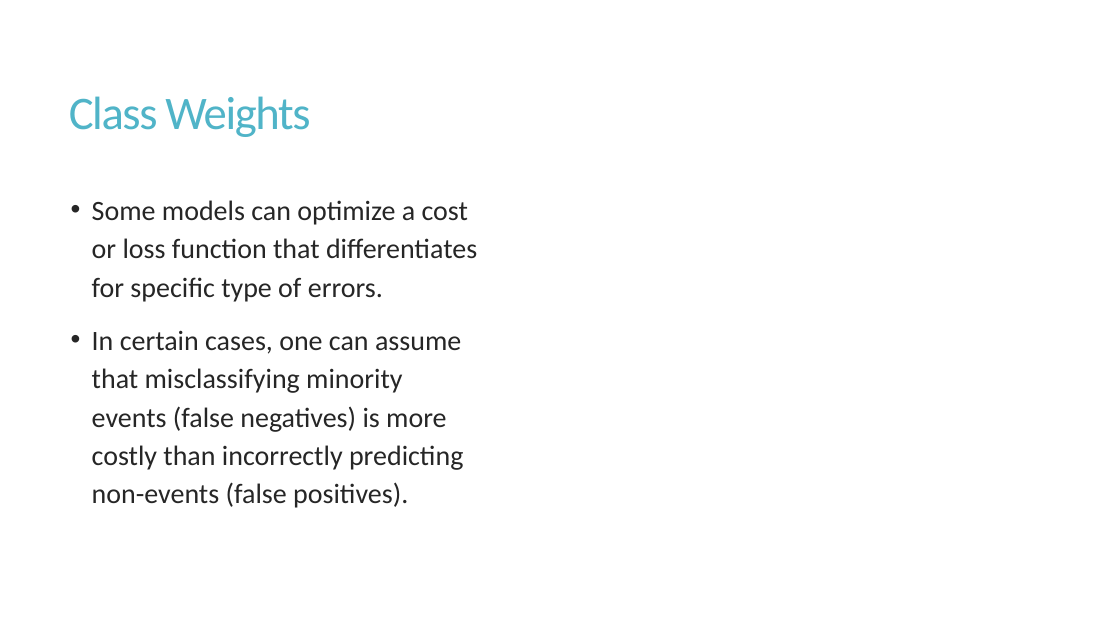
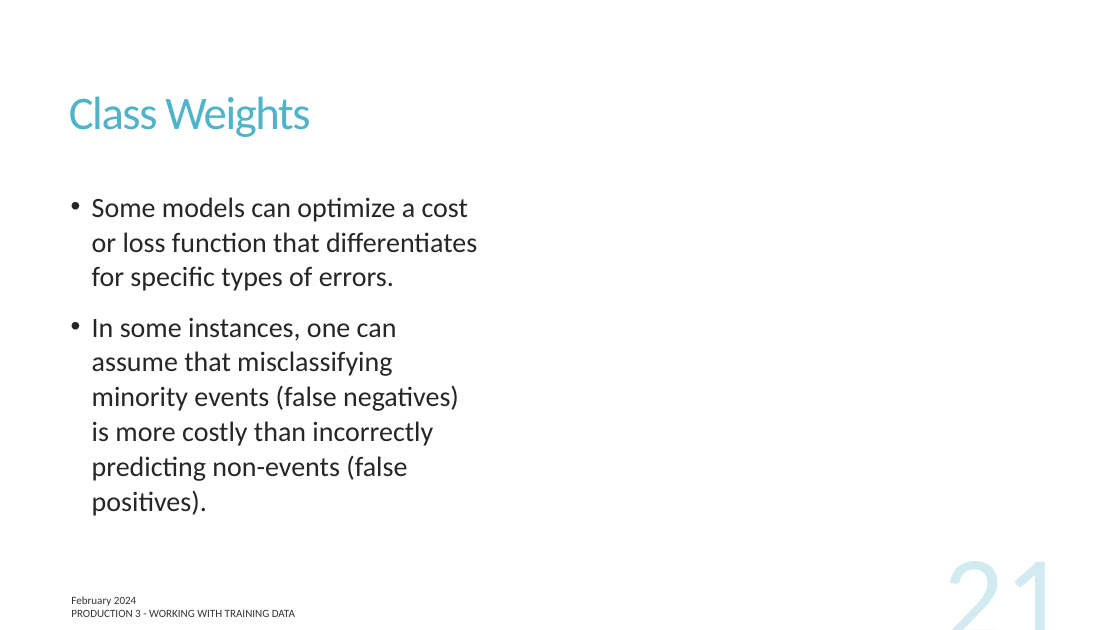
Before and after one commit to UofT-DSI/production, a slide deck: slide 21 of lessons/part_3/production_3.pptx. Drawn at 1120x630 pixels with LibreOffice and Linux fonts; fonts in the diff are those of the drawing; grey boxes stand for pictures. Boxes give left, top, right and bottom in pixels: in the first picture for what was removed or moved away, otherwise in the second. Text is boxed around its words. In the diff, an @@ line names an element or a change of style, - is before the commit and + after.

```diff
--- a/lessons/part_3/production_3.pptx
+++ b/lessons/part_3/production_3.pptx
@@ text at (x1=92, y1=197, x2=477, y2=516): text changed @@
-• Some models can optimize a cost or loss function that differentiates for specific type of errors.
-• In certain cases, one can assume that misclassifying minority events (false negatives) is more costly than incorrectly predicting non-events (false positives).
+• Some models can optimize a cost or loss function that differentiates for specific types of errors.
+• In some instances, one can assume that misclassifying minority events (false negatives) is more costly than incorrectly predicting non-events (false positives).
@@ page number added at (x1=805, y1=540, x2=1074, y2=630), 103 pt, text #50B4C8 at 25% opacity @@
+21
@@ text added at (x1=71, y1=596, x2=136, y2=606), 9.5 pt, text #000000 at 80% opacity @@
+February 2024
@@ text added at (x1=71, y1=610, x2=295, y2=617), 9.5 pt, text #000000 at 80% opacity @@
+PRODUCTION 3 - WORKING WITH TRAINING DATA
```
Also in this commit, not shown: 18 other slides changed, 4 slides added, 4 slides removed, 2 other files.
